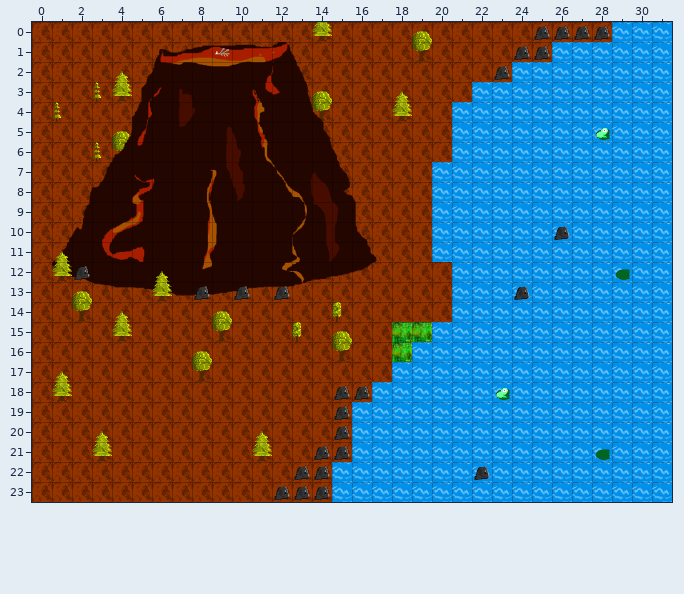
Level history. Tiled map (JSON): assets/textures/AreaAdvanced.tmj. The picture above was drawn from the file before the commit.
Cells are 32x32 px. Shown: x 0..31, y 0..23.
And afterwards:
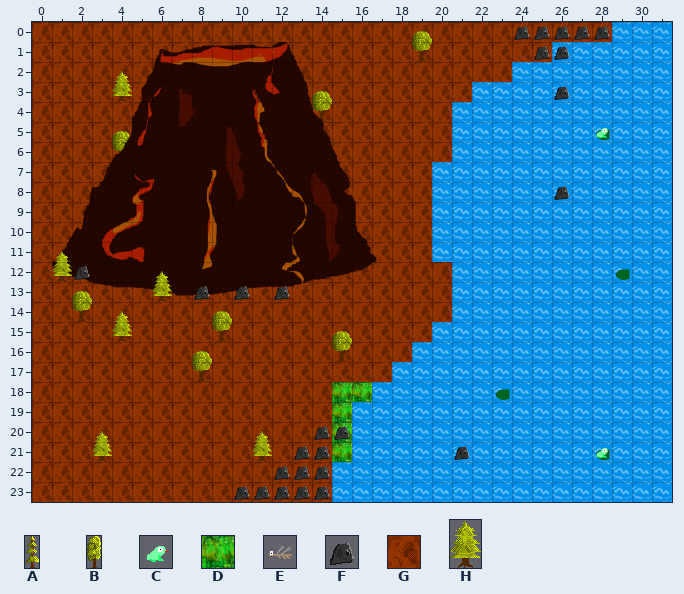
Key: from "tileset_14x34": A 0, B 1; from "tileset_32x32": C 6, D 8, E 13, F 20, G 41; from "tileset_32x50": H 0.
_ is an empty cell, . an unchanged one.
The edit:
--- layer "ground"
@@ x 15..16 @@
-18 GG
-19 G.
-20 G.
-21 G.
+18 DD
+19 D.
+20 D.
+21 D.
--- layer "obstructions"
@@ x 24..26 @@
- 0 _..
- 1 .._
+ 0 F..
+ 1 ..F
@@ x 26..26 @@
- 3 _
+ 3 F
@@ x 26..26 @@
- 8 _
+ 8 F
@@ x 10..21 @@
-20 ....__......
-21 ..._......._
-22 .._.........
-23 __..........
+20 ....FF......
+21 ...F.......F
+22 ..F.........
+23 FF..........
--- layer "deco"
@@ x 1..24 @@
- 0 .............H..........
- 1 ........E..............F
- 2 ......................F.
- 3 ..A.....................
- 4 A................H......
+ 0 ............._..........
+ 1 ........_.............._
+ 2 ......................_.
+ 3 .._.....................
+ 4 _................_......
@@ x 3..3 @@
- 6 A
+ 6 _
@@ x 26..26 @@
-10 F
+10 _
@@ x 13..24 @@
-13 ...........F
-14 ..B.........
-15 B....DD.....
-16 .....D......
+13 ..........._
+14 .._.........
+15 _....__.....
+16 ....._......
@@ x 1..28 @@
-18 H.............FF......C.....
-19 ..............F.............
-20 ..............F.............
-21 ..............F............_
-22 .....................F......
+18 _.............__......_.....
+19 .............._.............
+20 .............._.............
+21 .............._............C
+22 ....................._......
